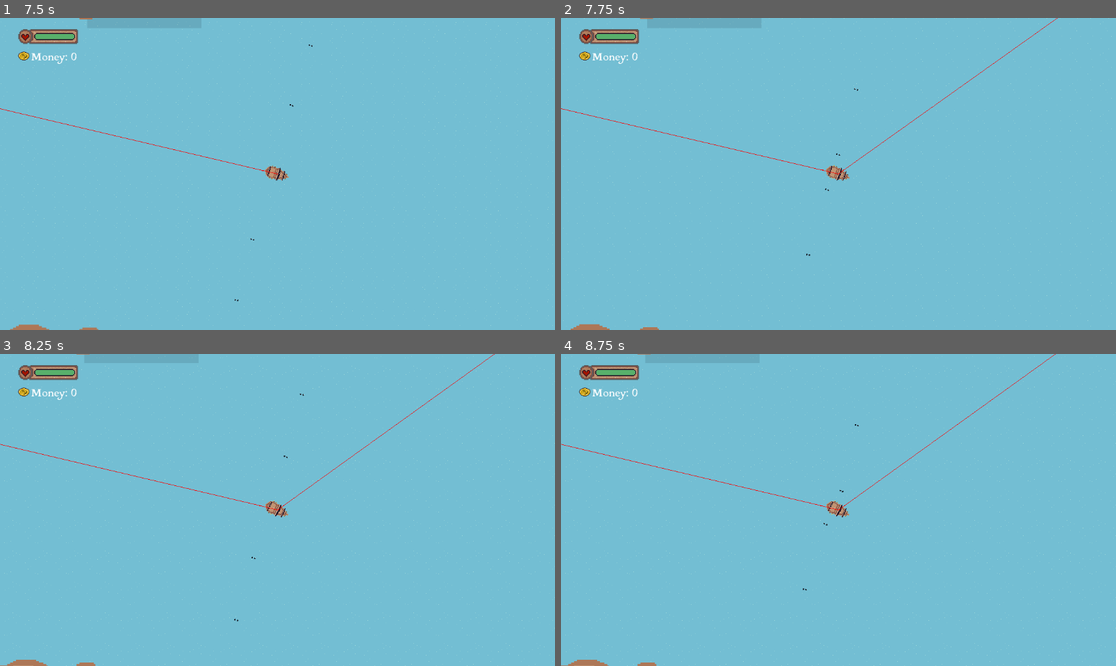
Above: before the commit, frames 1-4 (two rows, left to right).
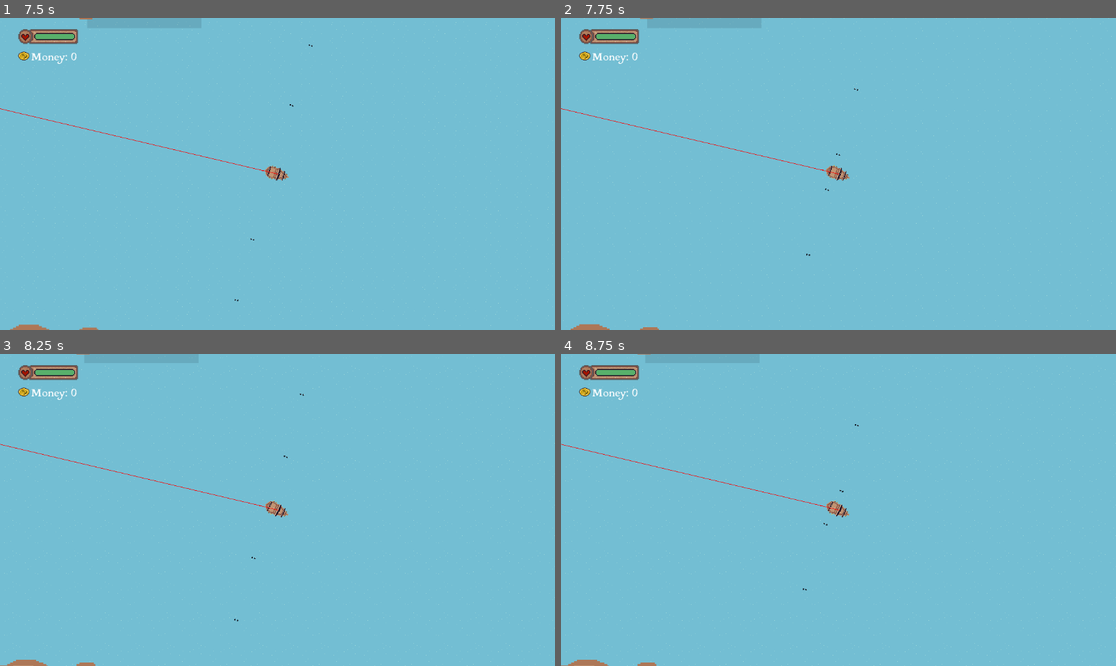
Above: after the commit, the same moments.

Repository: NotAhDog/Pirasea
Game: Godot game, scene res://Scenes/Menu.tscn
Two runs of this game, one before a commit and one after it. Both use one fixed random seed, a clock stepped at 60 frames per second and the inputs below.
Inputs:
- Up to frame 1 (7.5 s): click "PLAY" at 0.5 s; tap Enter at 1.25, 4.25, 7.25 s; hold D (right) 1.28-2.03 s; hold W (foward) 1.28-2.03 s; tap E (shop) at 1.52, 2.27, 3.77, 4.52, 5.27, 6.77 s; hold S (backwards) 2.03-2.78 s; tap W (foward) every 1.5 s from 2.1 to 6.6 s; tap Space at 2.75, 5 s; hold W (foward) 2.78-3.53 s; hold D (right) 2.78-4.28 s; hold W (foward) 4.28-5.03 s; hold A (left) 4.28-5.78 s; hold S (backwards) 5.78-6.53 s; hold W (foward) 5.78-6.53 s; hold D (right) from 6.53 s (still down); hold W (foward) from 7.28 s (still down)
- Up to frame 2 (7.75 s): keep holding D (right); keep holding W (foward); tap E (shop) at 7.52 s
- Up to frame 3 (8.25 s): keep holding D (right); release W (foward) at 8.03 s; tap W (foward) at 8.1 s
- Up to frame 4 (8.75 s): keep holding D (right); tap E (shop) at 8.27 s

Frame 1 is identical in both runs. In frame 2, 0.1% of the frame differs, in the area x 50-90%, y 0-50%; in frame 3, 0.1%; in frame 4, 0.1%.

Commit message:
Start of difficulty

Diff:
--- a/Pirasea/Scenes/main.tscn
+++ b/Pirasea/Scenes/main.tscn
@@ -198,8 +198,10 @@
 autostart = true
 
 [node name="Rammer" type="Timer" parent="."]
-wait_time = 7.0
-autostart = true
+wait_time = 7.5
+
+[node name="Progression" type="Timer" parent="."]
+wait_time = 30.0
 
 [node name="Shop" type="CanvasLayer" parent="."]
 process_mode = 3
@@ -976,6 +978,7 @@
 [connection signal="timeout" from="Cannonball" to="." method="_on_cannonball_timeout"]
 [connection signal="timeout" from="Galleon" to="." method="_on_enemy_galleon_timeout"]
 [connection signal="timeout" from="Rammer" to="." method="_on_rammer_timeout"]
+[connection signal="timeout" from="Progression" to="." method="_on_progression_timeout"]
 [connection signal="visibility_changed" from="Shop" to="Shop" method="_on_visibility_changed"]
 [connection signal="pressed" from="Shop/Cards/MoreBlackPowder/MorePlacePowderButton" to="Shop" method="_on_more_place_powder_button_pressed"]
 [connection signal="pressed" from="Shop/Cards/MoreCrew/MoreCrewButton" to="Shop" method="_on_more_crew_button_pressed"]
--- a/Pirasea/Scripts/game.gd
+++ b/Pirasea/Scripts/game.gd
@@ -9,6 +9,7 @@
 var island1 = preload("res://Scenes/island_1.tscn")
 var island2 = preload("res://Scenes/island_2.tscn")
 var island3 = preload("res://Scenes/island_3.tscn")
+var progressionLevel = 0
 
 func _ready():
 	AutoloadScript.player_health += 1
@@ -100,3 +101,13 @@
 	var enemyrammerinstance = enemyrammer.instantiate()
 	add_child(enemyrammerinstance)
 	enemyrammerinstance.position = AutoloadScript._choose_random_spawn()
+
+func _on_progression_timeout():
+	progressionLevel += 1
+	if progressionLevel == 1:
+		$Galleon.wait_time = 4
+	if progressionLevel >= 2 and progressionLevel <= 5:
+		$Galleon.wait_time -= 0.5
+		$Rammer.wait_time -= 0.5
+	if progressionLevel == 2:
+		$Rammer.start
